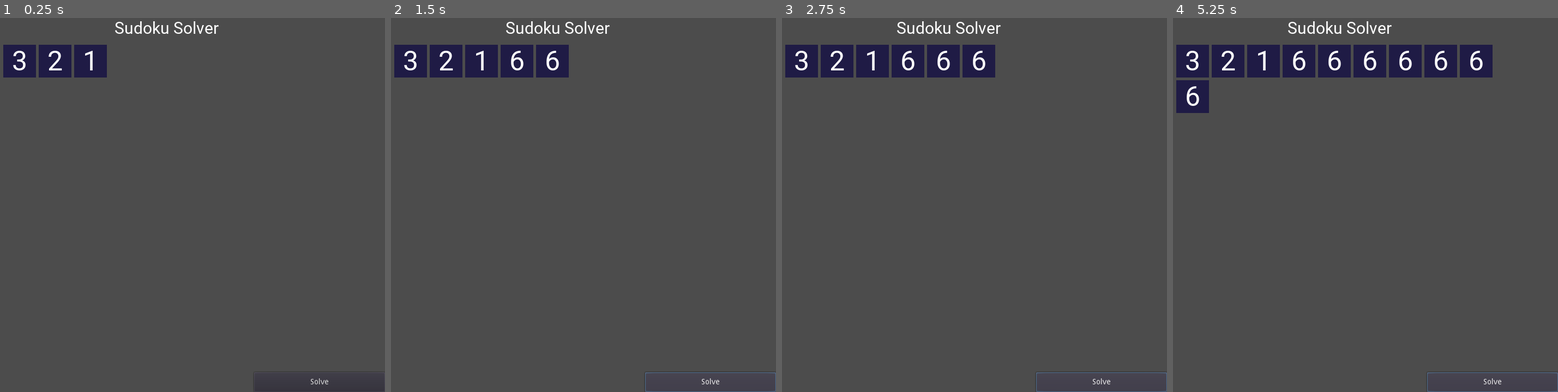
Above: before the commit, frames 1-4 (left to right).
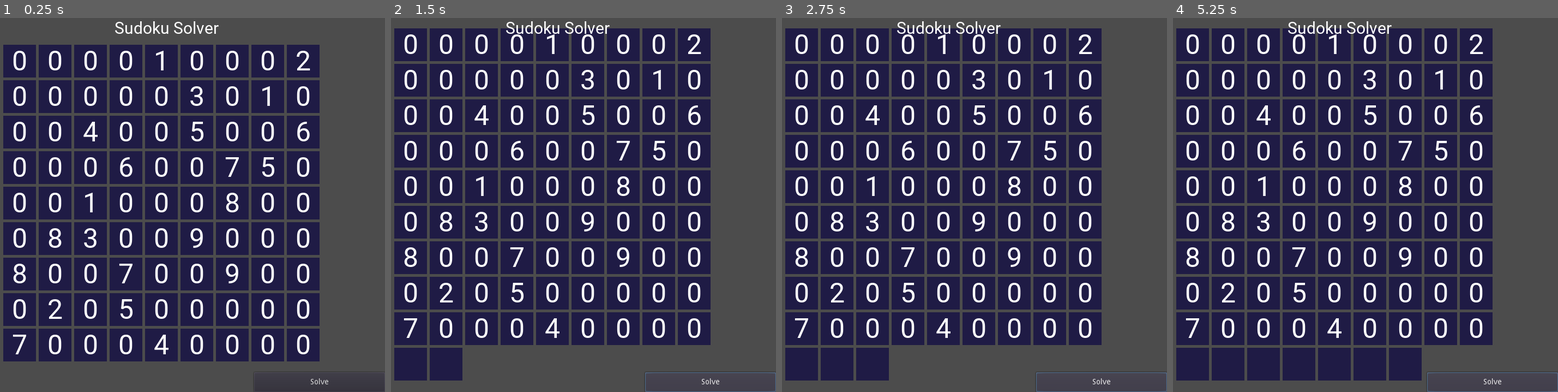
Above: after the commit, the same moments.

Repository: afroewis/godot-sudoku-solver
Game: Godot game, scene res://main_scene.tscn
Same seed, same stepped clock (60 frames per second), same inputs: the game is played once before the commit and once after it. Before the commit the project starts from res://app_scene.tscn.
Inputs:
- Up to frame 1 (0.25 s): no input
- Up to frame 2 (1.5 s): click "Solve" at 0.5 s; click "Solve" at 1.25 s
- Up to frame 3 (2.75 s): click "Solve" at 2 s
- Up to frame 4 (5.25 s): tap Enter at 2.75, 4.25 s; tap Space at 3.5, 5 s

The runs differ from the first frame. In frame 1, 58% of the frame differs, in the area x 0-84%, y 7-92%; in frame 2, 59%; in frame 3, 59%; in frame 4, 60%, in the area x 0-84%, y 2-97%.

Commit message:
Renamed stuff

Diff:
--- a/main.gd
+++ b/main_scene.gd
@@ -1,6 +1,6 @@
 extends Control
 
-export(PackedScene) var rect_scene = preload("res://color_rect.tscn")
+export(PackedScene) var rect_scene = preload("res://number.tscn")
 
 onready var button = get_node("Button")
 onready var container = get_node("GridContainer")
@@ -16,12 +16,24 @@
 	container.add_child(instance)
 
 func set_up():
-	var board = [3, 2, 1]
+	var board = [
+		0, 0, 0, 0, 1, 0, 0, 0, 2,
+		0, 0, 0, 0, 0, 3, 0, 1, 0,
+		0, 0, 4, 0, 0, 5, 0, 0, 6,
+		0, 0, 0, 6, 0, 0, 7, 5, 0,
+		0, 0, 1, 0, 0, 0, 8, 0, 0,
+		0, 8, 3, 0, 0, 9, 0, 0, 0,
+		8, 0, 0, 7, 0, 0, 9, 0, 0,
+		0, 2, 0, 5, 0, 0, 0, 0, 0,
+		7, 0, 0, 0, 4, 0, 0, 0, 0
+	]
 
 	for x in board:
-		var instance = rect_scene.instance()
-		var label = instance.get_node("Label")
-		label.text = String(x)
+		var instance = rect_scene.instance();
+		var label = instance.get_node("Label");
+
+		if [x == 0]:
+			label.text = String(x)
 
 		container.add_child(instance)
 
--- a/app_scene.tscn
+++ b/main_scene.tscn
@@ -1,7 +1,7 @@
 [gd_scene load_steps=6 format=2]
 
 [ext_resource path="res://assets/Roboto-Regular.ttf" type="DynamicFontData" id=1]
-[ext_resource path="res://main.gd" type="Script" id=2]
+[ext_resource path="res://main_scene.gd" type="Script" id=2]
 
 [sub_resource type="Theme" id=1]
 
--- a/color_rect.tscn
+++ b/number.tscn
@@ -1,7 +1,7 @@
 [gd_scene load_steps=4 format=2]
 
 [ext_resource path="res://assets/Roboto-Regular.ttf" type="DynamicFontData" id=1]
-[ext_resource path="res://color_rect.gd" type="Script" id=2]
+[ext_resource path="res://number.gd" type="Script" id=2]
 
 [sub_resource type="DynamicFont" id=1]
 size = 50
@@ -25,7 +25,6 @@
 size_flags_horizontal = 4
 size_flags_vertical = 5
 custom_fonts/font = SubResource( 1 )
-text = "6"
 align = 1
 valign = 1
 __meta__ = {
--- a/project.godot
+++ b/project.godot
@@ -11,7 +11,7 @@
 [application]
 
 config/name="Sudoku"
-run/main_scene="res://app_scene.tscn"
+run/main_scene="res://main_scene.tscn"
 config/icon="res://icon.png"
 
 [display]
Renamed: color_rect.gd -> number.gd
